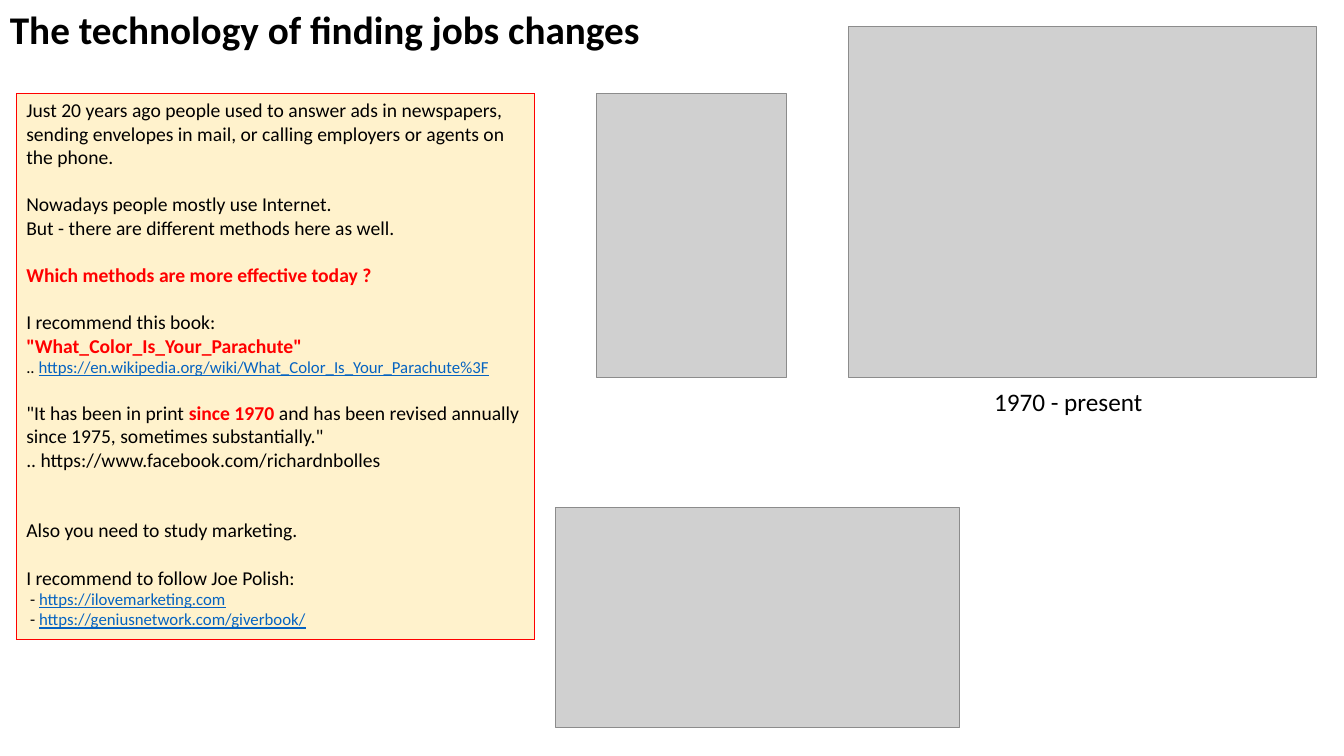
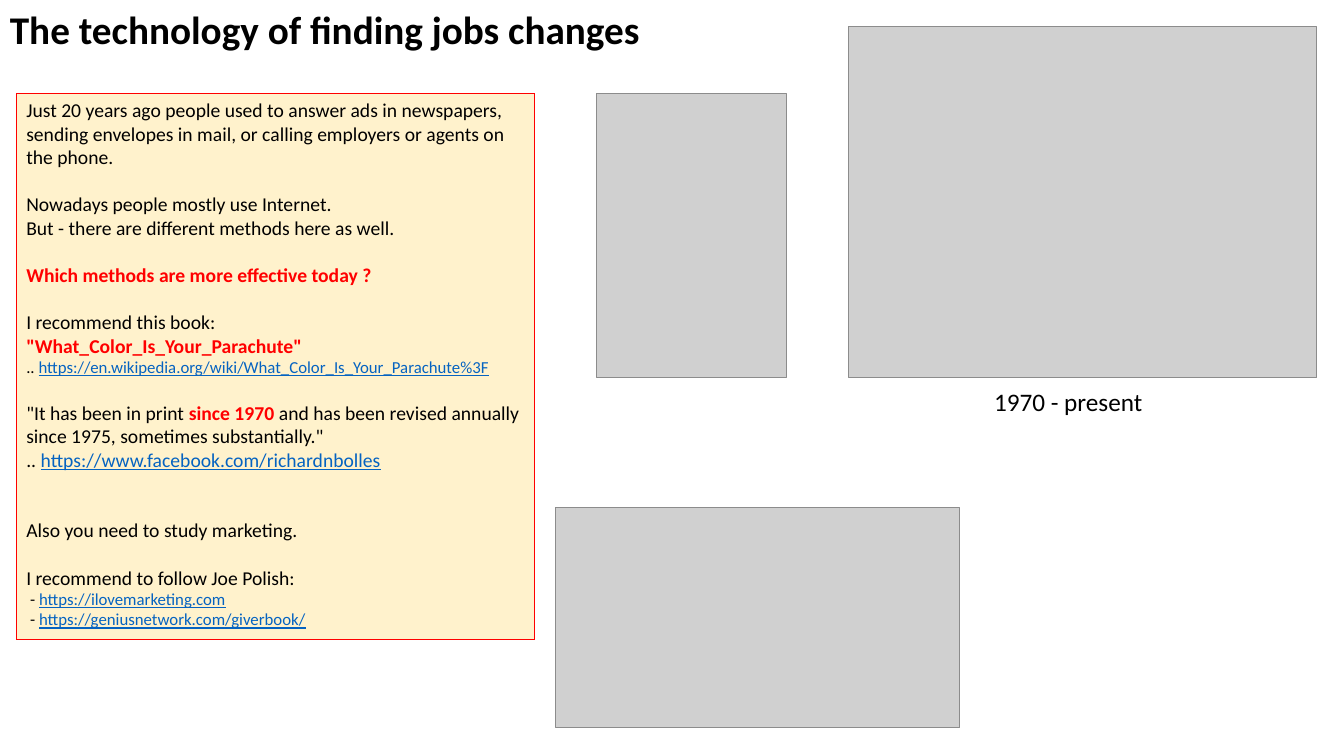
Before and after one commit to lselector/marketing, a slide deck: slide 15 of Job_Searching.pptx (slide 13 before the commit). Drawn at 1344x756 pixels with LibreOffice and Linux fonts; fonts in the diff are those of the drawing; grey boxes stand for pictures. Boxes give left, top, right and bottom in pixels: in the first picture for what was removed or moved away, otherwise in the second. Text is boxed around its words. In the diff, an @@ line names an element or a change of style, - is before the commit and + after.

```diff
--- a/Job_Searching.pptx
+++ b/Job_Searching.pptx
@@ text in rectangle at <box>41,453,381,470</box>: text colour #000000 to #0563C1, underline on in "https://www.facebook.com/richardnbolles" @@
```
Also in this commit, not shown: 4 other slides changed, 3 slides added.
